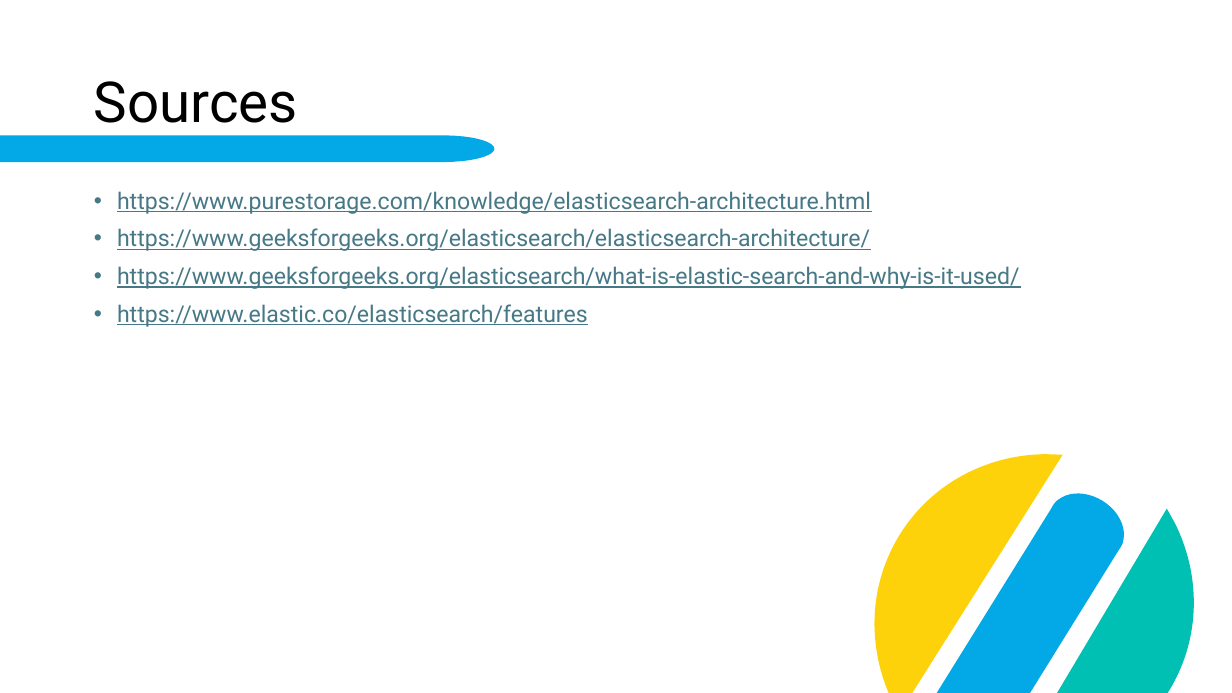
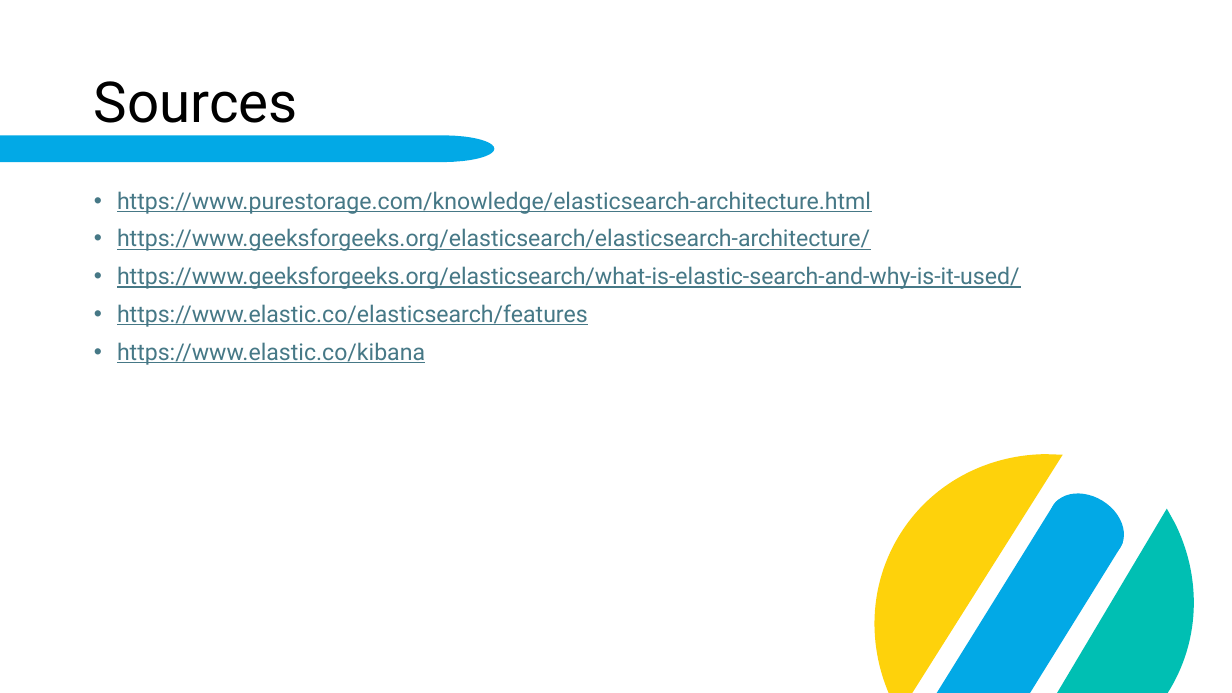
Before and after one commit to fabi2k03/dab_elasticsearch_paper, a slide deck: slide 20 of Elasticsearch.pptx (slide 17 before the commit). Drawn at 1232x693 pixels with LibreOffice and Linux fonts; fonts in the diff are those of the drawing; background and template pictures are left out. Boxes give left, top, right and bottom in pixels: in the first picture for what was removed or moved away, otherwise in the second. Text is boxed around its words. In the diff, an @@ line names an element or a change of style, - is before the commit and + after.

```diff
--- a/Elasticsearch.pptx
+++ b/Elasticsearch.pptx
@@ text at [117, 342, 425, 365]: paragraph added @@
+• https://www.elastic.co/kibana
```
Also in this commit, not shown: 2 other slides changed, 3 slides added.
